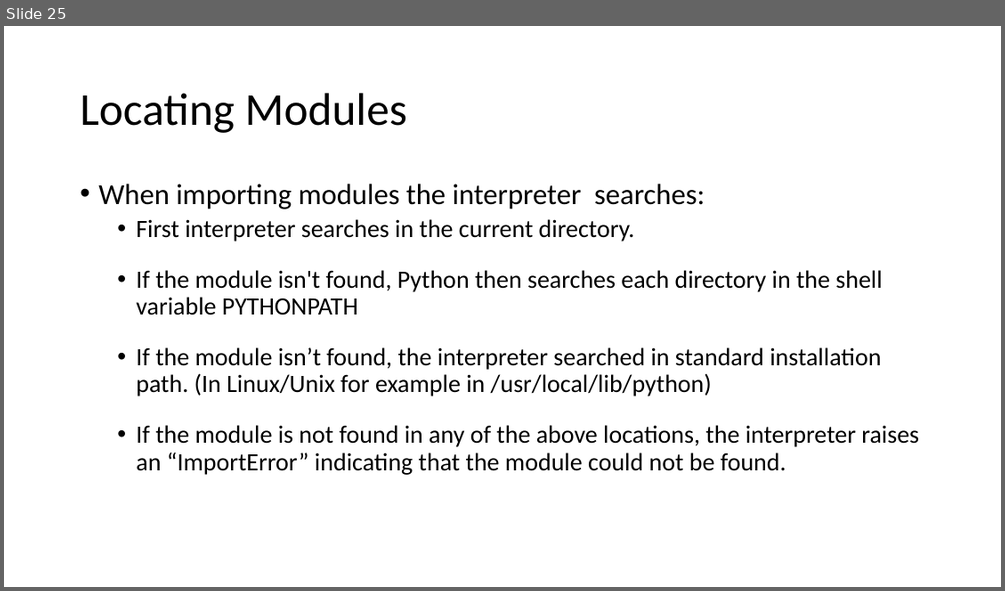
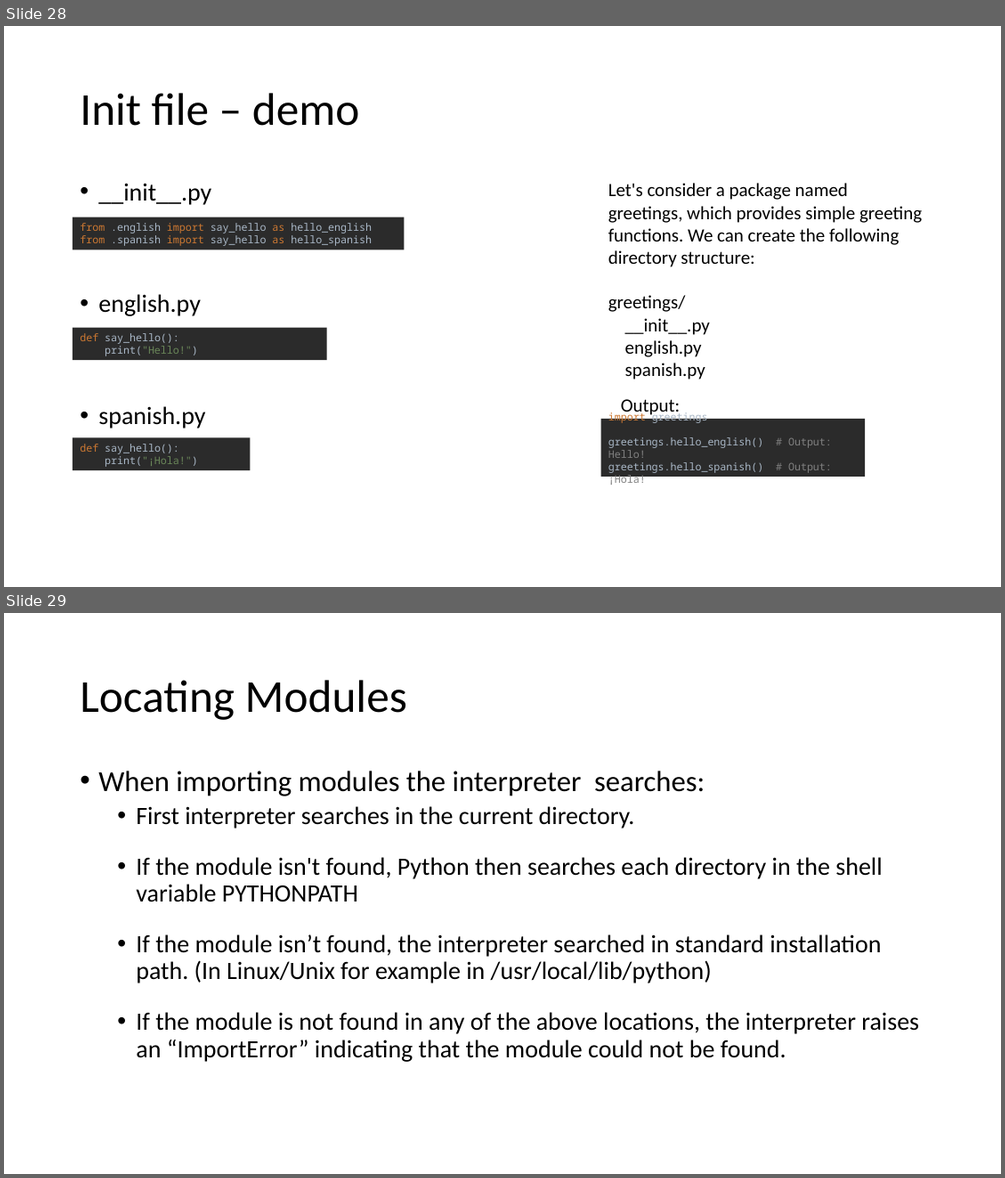
Before and after one commit to Spax04/PythonCourse, a slide deck: basic_new/Module 04 - Python Functions.pptx. Shown one above the other, each under a label of ours: slide 25 before the commit, slides 28 and 29 after it. The pictures are 1005x591 and 1005x1178 pixels, drawn with LibreOffice and Linux fonts; fonts in the diff are those of the drawing. Boxes give left, top, right and bottom in pixels: in the first picture for what was removed or moved away, otherwise in the second. Text is boxed around its words. In the diff, an @@ line names an element or a change of style, - is before the commit and + after.

Commit message:
Added explanation about Init file and recreated PDF

```diff
--- a/basic_new/Module 04 - Python Functions.pptx
+++ b/basic_new/Module 04 - Python Functions.pptx
@@ slide 28 added at [4, 26, 1001, 587], background #FFFFFF @@
@@ title added at [80, 93, 359, 126], 44 pt, text #000000 @@
+Init file – demo
@@ text added at [98, 183, 211, 428], 24 pt, text #000000 @@
+• __init__.py
+• english.py
+• spanish.py
@@ text added at [608, 183, 922, 379], 18 pt, text #000000 @@
+Let's consider a package named greetings, which provides simple greeting functions. We can create the following directory structure:
+greetings/
+__init__.py
+english.py
+spanish.py
@@ rectangle added at [73, 217, 404, 250], fill #2B2B2B, 10 pt, text #A9B7C6 @@
+from .english import say_hello as hello_english
+from .spanish import say_hello as hello_spanish
@@ rectangle added at [73, 328, 327, 361], fill #2B2B2B, 10 pt, text #A9B7C6 @@
+def say_hello():
+print("Hello!")
@@ text added at [621, 399, 680, 418], 18 pt, text #000000 @@
+Output:
@@ rectangle added at [600, 418, 865, 476], fill #2B2B2B, 10 pt, text #A9B7C6 @@
+import greetings
+greetings.hello_english() # Output: Hello!
+greetings.hello_spanish() # Output: ¡Hola!
@@ rectangle added at [73, 437, 250, 470], fill #2B2B2B, 10 pt, text #A9B7C6 @@
+def say_hello():
+print("¡Hola!")
@@ what was slide 25 is now slide 29 @@
```
Also in this commit, not shown: 3 other slides added, 1 slide removed, 9 other files.
